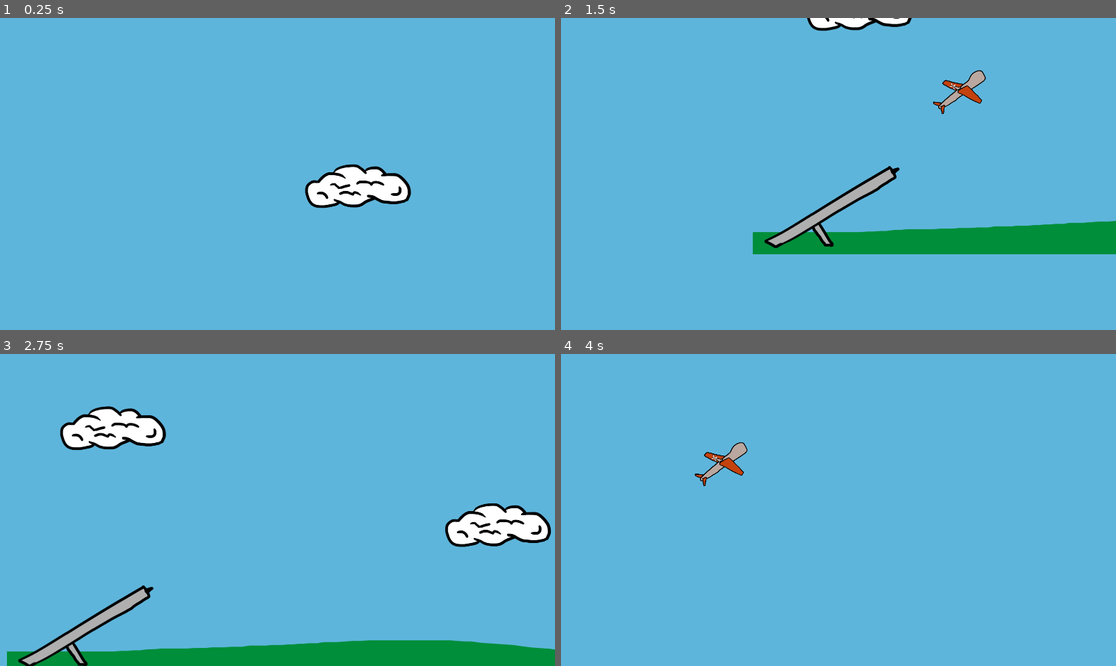
Above: before the commit, frames 1-4 (two rows, left to right).
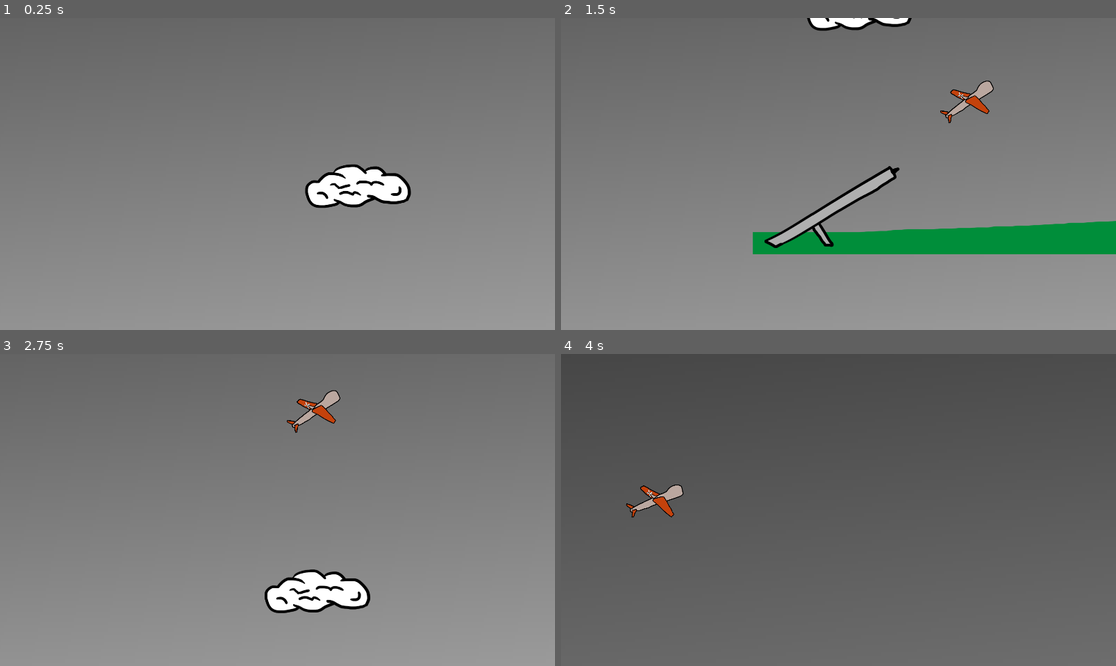
Above: after the commit, the same moments.

Repository: SirLich/ldjam-53
Game: Godot game, scene res://game.tscn
Two runs of this game, one before a commit and one after it. Both use one fixed random seed, a clock stepped at 60 frames per second and the inputs below.
Inputs (mouse positions are in pixels of both pictures, inside the frame that each line leads up to):
- Up to frame 1 (0.25 s): no input
- Up to frame 2 (1.5 s): tap Enter at 0.5 s; move the mouse to (960, 158) at 0.52 s; hold D 0.53-1.28 s; tap Space (spacebar) at 0.6, 1.35 s; move the mouse to (727, 189) at 1.27 s; hold S from 1.28 s (still down)
- Up to frame 3 (2.75 s): move the mouse to (333, 441) at 2.02 s; release S at 2.03 s; hold D from 2.03 s (still down); tap F at 2.1 s; tap Space (spacebar) at 2.3 s
- Up to frame 4 (4 s): move the mouse to (810, 572) at 2.77 s; release D at 2.78 s; hold W 2.78-3.53 s; tap Space (spacebar) at 2.85, 3.6 s; move the mouse to (1005, 556) at 3.52 s; hold A from 3.53 s (still down)

The runs differ from the first frame. In frame 1, 98% of the frame differs, in the area x 0-100%, y 0-100%; in frame 2, 93%; in frame 3, 100%; in frame 4, 100%.

Commit message:
Attempt backgound

Diff:
--- a/game.tscn
+++ b/game.tscn
@@ -1,18 +1,48 @@
-[gd_scene load_steps=6 format=3 uid="uid://bt7iua1otrdva"]
+[gd_scene load_steps=11 format=3 uid="uid://bt7iua1otrdva"]
 
 [ext_resource type="Texture2D" uid="uid://7xy5jtubvjvr" path="res://assets/ground.png" id="1_6nygl"]
+[ext_resource type="Script" path="res://ignore_rot.gd" id="2_nm2xj"]
 [ext_resource type="Texture2D" uid="uid://dt54gbixfo5mx" path="res://assets/cloud.png" id="2_t87kk"]
 [ext_resource type="PackedScene" uid="uid://d1mgyajq1ivqs" path="res://scenes/launcher/launcher.tscn" id="4_gdlv2"]
 [ext_resource type="PackedScene" uid="uid://cwlmal66y0pqe" path="res://scenes/drone/drone.tscn" id="4_kgkqh"]
 [ext_resource type="Script" path="res://addons/phantom_camera/scripts/phantom_camera_host/phantom_camera_host.gd" id="5_jg1gd"]
 
+[sub_resource type="Gradient" id="Gradient_irhyx"]
+colors = PackedColorArray(0.00147889, 0.0905844, 0.475441, 1, 0.0874125, 0.698596, 0.809496, 1)
+
+[sub_resource type="GradientTexture2D" id="GradientTexture2D_3uf1v"]
+gradient = SubResource("Gradient_irhyx")
+width = 256
+height = 500
+fill_from = Vector2(0.490385, 0)
+fill_to = Vector2(0.53125, 1)
+
+[sub_resource type="Gradient" id="Gradient_3edvj"]
+colors = PackedColorArray(1, 1, 1, 1, 0, 0, 0, 1)
+
+[sub_resource type="GradientTexture1D" id="GradientTexture1D_bqhyj"]
+gradient = SubResource("Gradient_3edvj")
+width = 5
+
 [node name="Game" type="Node2D"]
 
+[node name="Background" type="Sprite2D" parent="."]
+position = Vector2(276, 818)
+scale = Vector2(9.66498, 11.7112)
+texture = SubResource("GradientTexture2D_3uf1v")
+script = ExtResource("2_nm2xj")
+gradient = SubResource("GradientTexture1D_bqhyj")
+
 [node name="Camera2D" type="Camera2D" parent="."]
-position = Vector2(129.659, 384.279)
+position = Vector2(276, 818)
 
 [node name="PhantomCameraHost" type="Node" parent="Camera2D"]
 script = ExtResource("5_jg1gd")
+
+[node name="RemoteTransform2D" type="RemoteTransform2D" parent="Camera2D"]
+remote_path = NodePath("../../Background")
+update_rotation = false
+update_scale = false
 
 [node name="Ground" type="Sprite2D" parent="."]
 position = Vector2(957, 836)
@@ -34,5 +64,5 @@
 drone = NodePath("../Drone")
 
 [node name="Drone" parent="." instance=ExtResource("4_kgkqh")]
-position = Vector2(112, 943)
-rotation = -0.605629
+position = Vector2(125, 957)
+rotation = -0.572468
--- /dev/null
+++ b/global.gd
@@ -0,0 +1,3 @@
+extends Node2D
+
+@export var max_height = - 2_000
--- /dev/null
+++ b/global.tscn
@@ -0,0 +1,6 @@
+[gd_scene load_steps=2 format=3 uid="uid://c2rsa18r8ma8c"]
+
+[ext_resource type="Script" path="res://global.gd" id="1_0nu12"]
+
+[node name="Global" type="Node2D"]
+script = ExtResource("1_0nu12")
--- /dev/null
+++ b/ignore_rot.gd
@@ -0,0 +1,15 @@
+extends Sprite2D
+
+@export var gradient : GradientTexture1D
+
+var range = 5
+
+func height_percentage():
+	return clamp(global_position.y / Global.max_height, 0, 1)
+
+
+func _process(delta):
+	var hp = height_percentage()
+	var grad : Gradient = texture.gradient
+	grad.set_color(1, gradient.gradient.sample(hp))
+	grad.set_color(0, gradient.gradient.sample(hp + range))
--- a/project.godot
+++ b/project.godot
@@ -14,6 +14,10 @@
 run/main_scene="res://game.tscn"
 config/features=PackedStringArray("4.0", "Forward Plus")
 config/icon="res://icon.svg"
+
+[autoload]
+
+Global="*res://global.tscn"
 
 [display]
 
--- a/scenes/drone/drone.gd
+++ b/scenes/drone/drone.gd
@@ -4,6 +4,9 @@
 var speed = 0
 var acceleration = 0
 var max_speed = 900 # Speed gain per second
+var rotation_speed = 1
+var max_rot = 2
+var launched = false
 
 @onready var pcam : PhantomCamera2D = $Pcam
 
@@ -15,6 +18,8 @@
 	acceleration = 0
 	pcam.set_priority(2)
 
+	await get_tree().create_timer(2).timeout
+	launched = true
 
 func _ready():
 	pass # Replace with function body.
@@ -25,3 +30,13 @@
 
 	speed = min(speed, max_speed)
 	translate(get_global_transform().x * delta * speed)
+
+	if launched:
+		var red = global_transform.x
+		var blue = global_position.direction_to(get_global_mouse_position())
+		var test = red.angle_to(blue)
+
+		# var relative = global_position.angle_to(get_global_mouse_position()) / get_viewport().size.y * 2
+
+		print(test)
+		rotation = rotation + (rotation_speed * test * delta)
--- a/scenes/drone/drone.tscn
+++ b/scenes/drone/drone.tscn
@@ -7,7 +7,7 @@
 
 [sub_resource type="Resource" id="Resource_daekj"]
 script = ExtResource("3_xvibx")
-duration = 3.0
+duration = 2.0
 transition = 1
 ease = 2
 
